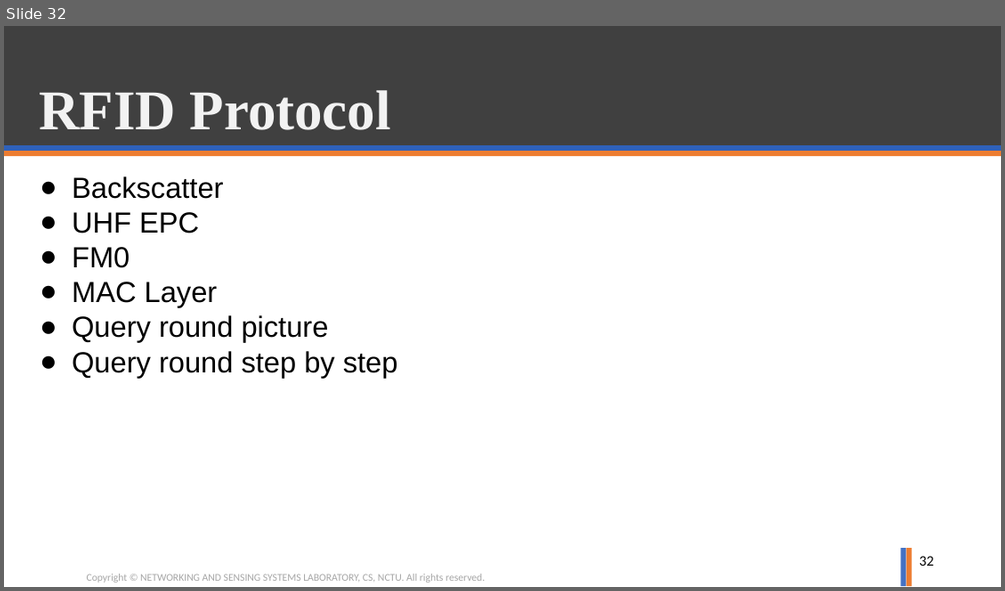
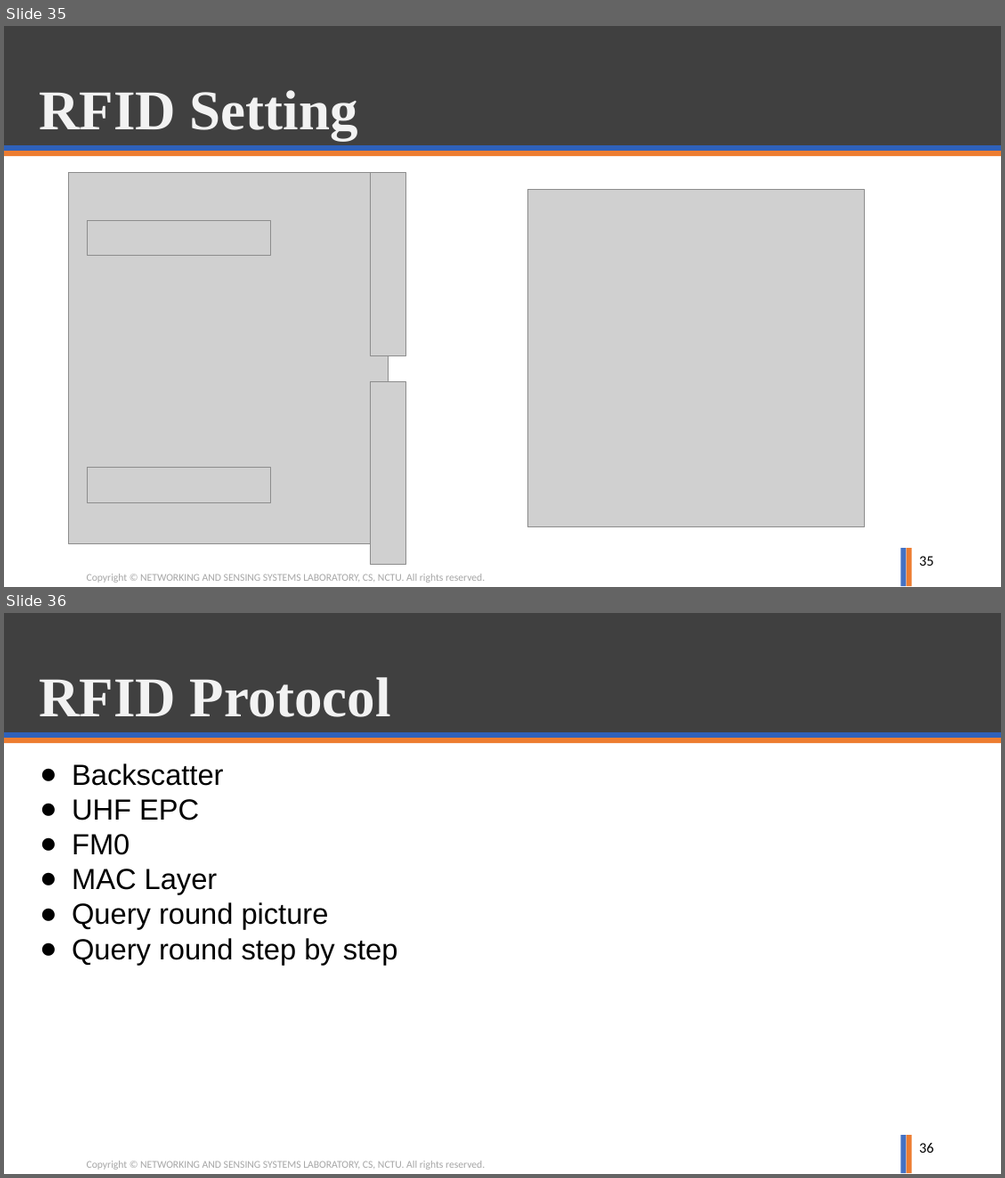
Before and after one commit to ghostkingwilly/Signal_Training_Freshman, a slide deck: Freshman_Training.pptx. Shown one above the other, each under a label of ours: slide 32 before the commit, slides 35 and 36 after it. The pictures are 1005x591 and 1005x1178 pixels, drawn with LibreOffice and Linux fonts; fonts in the diff are those of the drawing; grey boxes stand for pictures; background and template pictures are left out. Boxes give left, top, right and bottom in pixels: in the first picture for what was removed or moved away, otherwise in the second. Text is boxed around its words. In the diff, an @@ line names an element or a change of style, - is before the commit and + after.

Commit message:
RFID update

```diff
--- a/Freshman_Training.pptx
+++ b/Freshman_Training.pptx
@@ slide 35 added at (4,26,1001,587), background #FFFFFF; not listed: 6 template elements that a slide beside it also shows @@
@@ title added at (39,90,358,140), 54 pt, text #F2F2F2, bold @@
+RFID Setting
@@ picture added at (68,173,388,543) @@
@@ picture added at (371,173,405,356) @@
@@ picture added at (527,190,865,527) @@
@@ picture added at (88,220,271,256) @@
@@ picture added at (371,381,405,564) @@
@@ picture added at (88,467,271,502) @@
@@ page number added at (919,556,934,565), 14 pt, text #000000 @@
+35
@@ what was slide 32 is now slide 36 @@
@@ page number at (919,1143,934,1152): text changed @@
-32
+36
```
Also in this commit, not shown: 2 slides changed, 4 other slides added, 1 slide removed.
